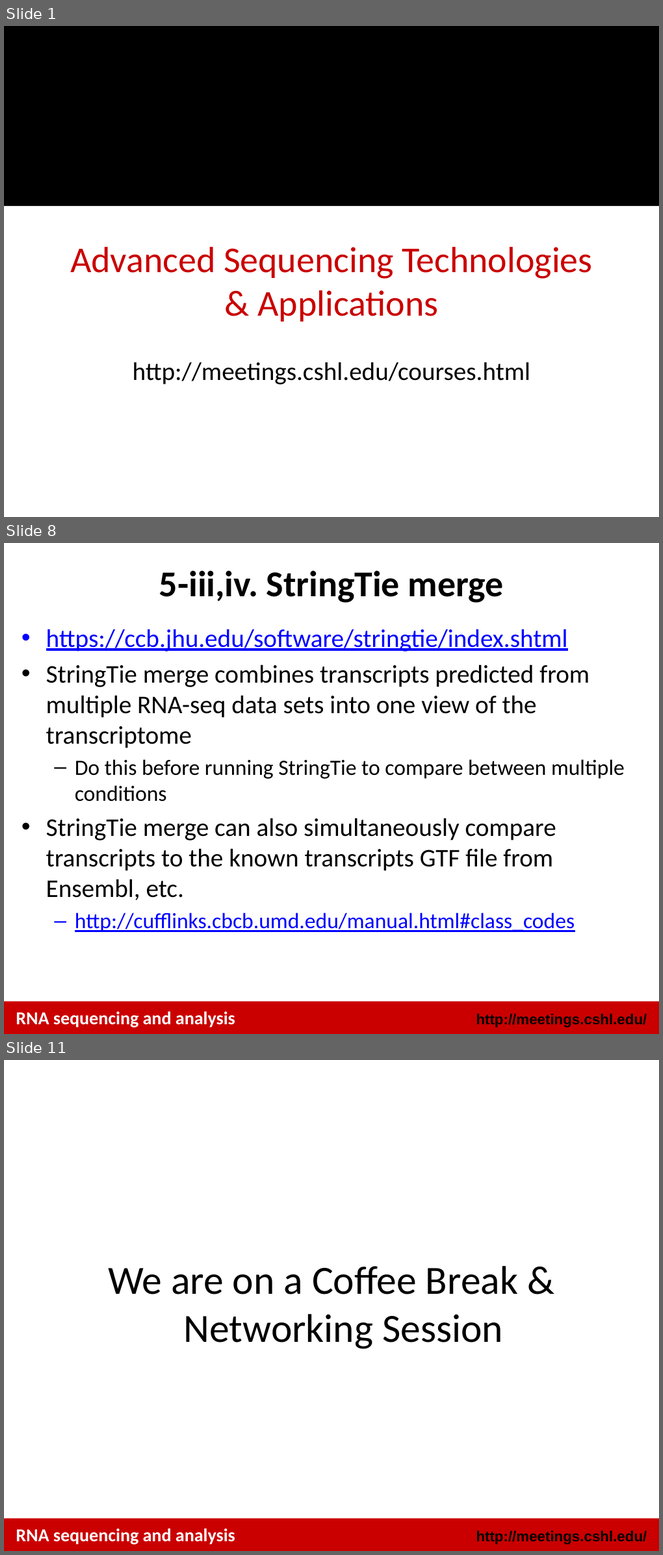
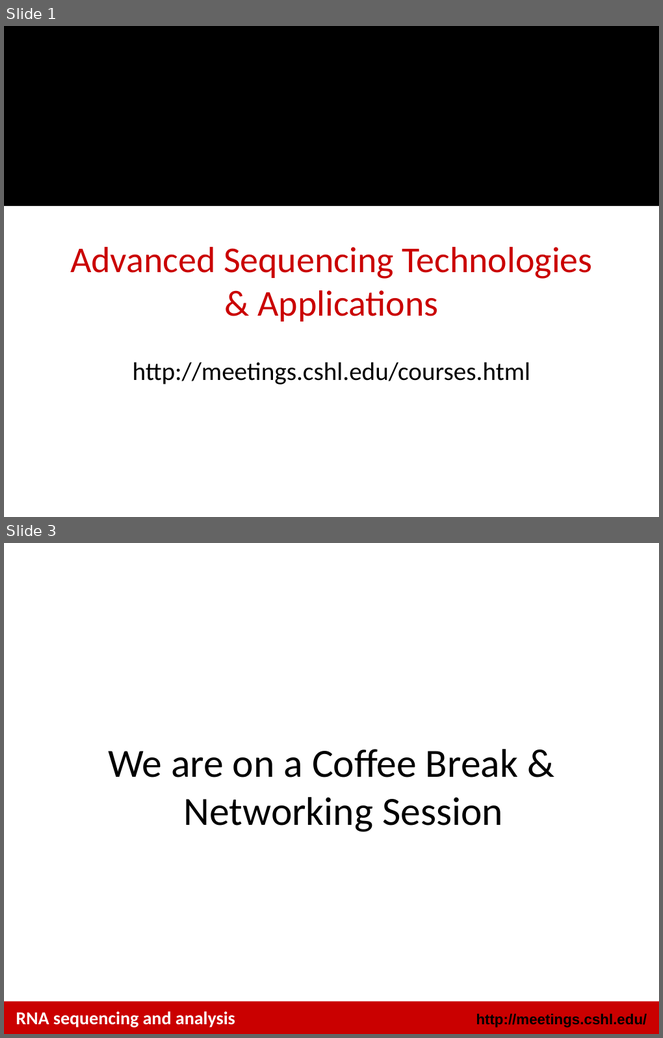
Before and after one commit to griffithlab/rnaseq_tutorial_wiki, a slide deck: LectureFiles/cshl/2018/RNASeq_Module4_Tutorial.pptx. Shown one above the other, each under a label of ours: slides 1, 8 and 11 before the commit, slides 1 and 3 after it; the slides between them are not shown. The pictures are 663x1555 and 663x1038 pixels, drawn with LibreOffice and Linux fonts; fonts in the diff are those of the drawing; background and template pictures are left out. Boxes give left, top, right and bottom in pixels: in the first picture for what was removed or moved away, otherwise in the second. Text is boxed around its words. In the diff, an @@ line names an element or a change of style, - is before the commit and + after.

```diff
--- a/LectureFiles/cshl/2018/RNASeq_Module4_Tutorial.pptx
+++ b/LectureFiles/cshl/2018/RNASeq_Module4_Tutorial.pptx
@@ slide 8 removed at [4, 543, 659, 1034], background #FFFFFF; not listed: 2 template elements that a slide beside it also shows @@
@@ title removed at [159, 570, 504, 603] @@
-5-iii,iv. StringTie merge
@@ text removed at [46, 629, 625, 932] @@
-• https://ccb.jhu.edu/software/stringtie/index.shtml
-• StringTie merge combines transcripts predicted from multiple RNA-seq data sets into one view of the transcriptome
-  – Do this before running StringTie to compare between multiple conditions
-• StringTie merge can also simultaneously compare transcripts to the known transcripts GTF file from Ensembl, etc.
-  – http://cufflinks.cbcb.umd.edu/manual.html#class_codes
@@ text removed at [16, 1012, 235, 1028] @@
-RNA sequencing and analysis
@@ what was slide 11 is now slide 3 @@
```
Also in this commit, not shown: 1 slide changed, 7 other slides removed, 23 other files.
